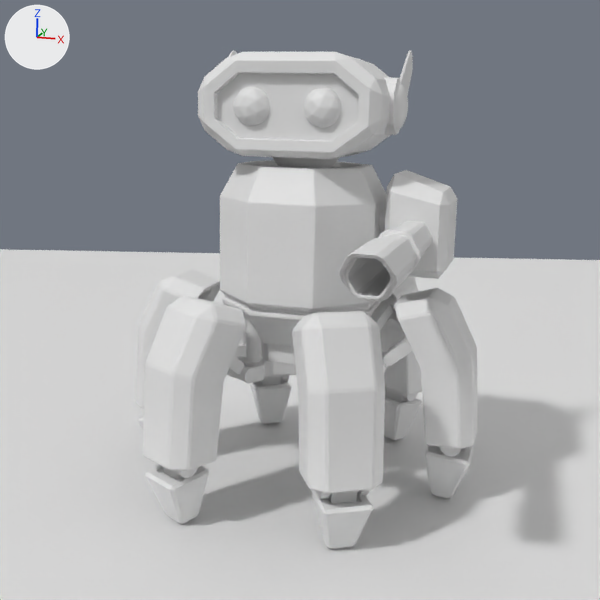
What one commit did to the Blender file HexGrid/Prefabs/Character/Robot_character.blend.
Rendered twice from the file's camera 'Camera'. The lights are fixed; the arrows at upper left show +X, +Y and +Z.

Objects in the first picture: 'Body.Bottom', 'Body.Torso', 'Feet.004', 'Feet.005', 'Head.001', 'Laser_Cannon.001', 'Leg_End', 'Leg_End.001', 'Leg_End.003', 'Leg_End.004', 'Leg_End.005', 'Plane'.
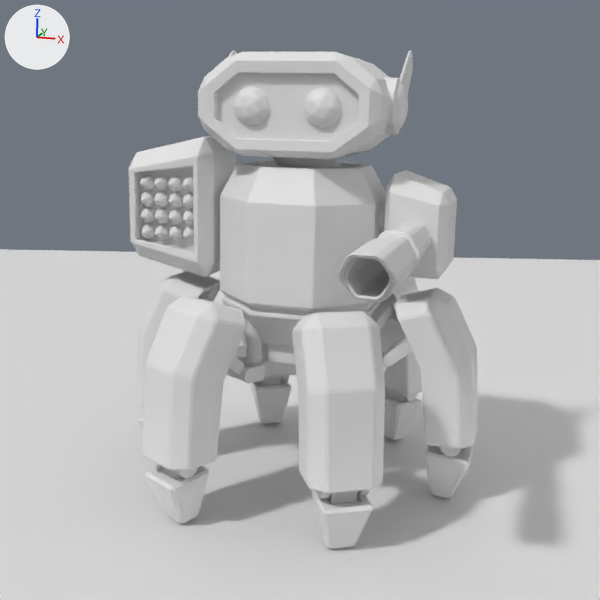
Changed parts and their boxes (x1, y1, x2, y2) in the pictures (600 x 600 px):
'Laser_Cannon.001', moved
    before: (339, 170, 457, 301)
    after: (338, 170, 457, 302)
'Missiles_R', added
    after: (128, 136, 236, 277)
'Cylinder', added
    after: (140, 175, 194, 242)

The change in detail:
me_cube_009 has 204 vertices, 182 faces and spans x -0.36..0.21, y -1.04..1.07, z -0.27..0.39.
me_cube_009 is used by ob_laser_cannon_001; parent ob_body_torso; location (0.808, -0.745, 1.853).
me_cube_009 part 1: the whole mesh is moved by (0.25, -0.76, -0.05).
Mesh me_cylinder is new.
It has 96 vertices, 66 faces and spans x -0.04..0.04, y -0.04..0.04, z -0.1..0.1.
Mesh me_cube_006 is new.
It has 64 vertices, 52 faces and spans x -0.647..0.108, y -0.331..0.331, z -0.429..0.54.
Object 'Laser_Cannon.001' (ob_laser_cannon_001) moves from (0.808, -0.745, 1.853) to (0.555, 0.0, 1.901).
Object 'Cylinder' (ob_cylinder) is new; it shows me_cylinder.
Its location is (-1.062, -0.246, 2.12).
Its rotation in degrees is (90, 0, 0).
Its scale is (1.27, 1.27, 1.0).
It gains a BEVEL modifier named 'Bevel'.
Modifier setting: limit_method = 'NONE'.
It gains a ARRAY modifier named 'Array'.
Modifier setting: count = 4.
Modifier setting: constant_offset_displace = (0.0, 0.0, 0.0).
Modifier setting: relative_offset_displace = (1.05, 0.0, 0.0).
It gains a ARRAY modifier named 'Array.001'.
Modifier setting: count = 4.
Modifier setting: use_constant_offset = True.
Modifier setting: constant_offset_displace = (0.0, -0.09, 0.0).
Modifier setting: use_relative_offset = False.
Object 'Missiles_R' (ob_missiles_r) is new; it shows me_cube_006.
Its parent is ob_body_torso.
Its matrix parent inverse is Matrix(((1.0, 0.0, 0.0, 0.0), (0.0, 1.0, 0.0, 0.0), (0.0, 0.0, 1.0, -1.839), (0.0, 0.0, 0.0, 1.0))).
Its location is (-0.579, 0.0, 1.901).
It gains a BEVEL modifier named 'Bevel'.
Modifier setting: width = 0.005.
Modifier setting: width_pct = 0.005.
Modifier setting: limit_method = 'NONE'.
